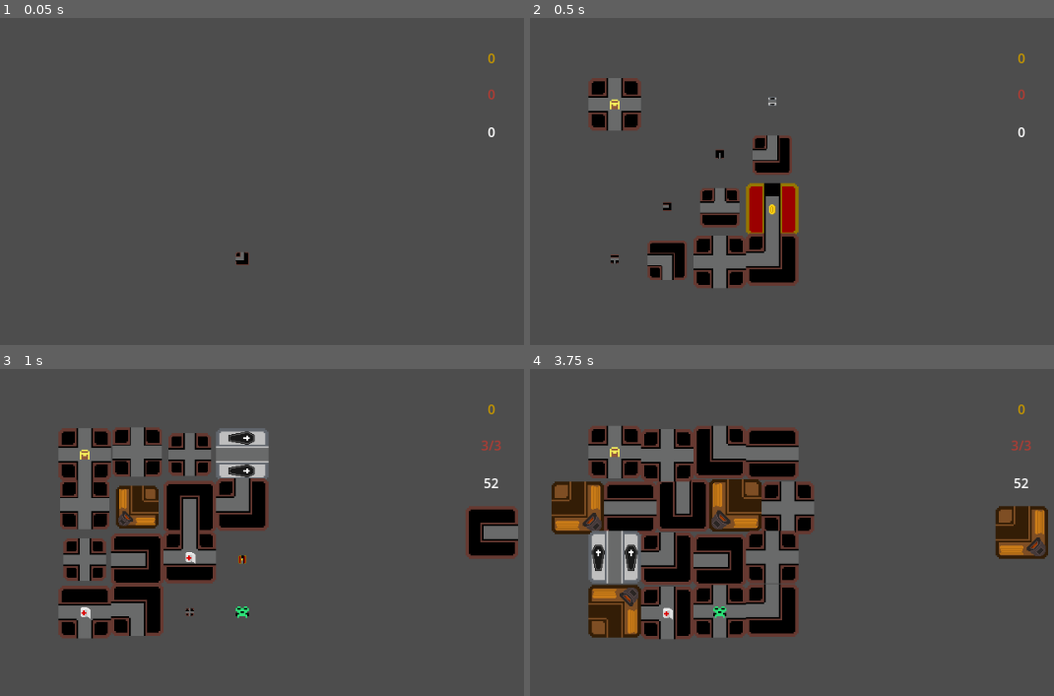
Above: before the commit, frames 1-4 (two rows, left to right).
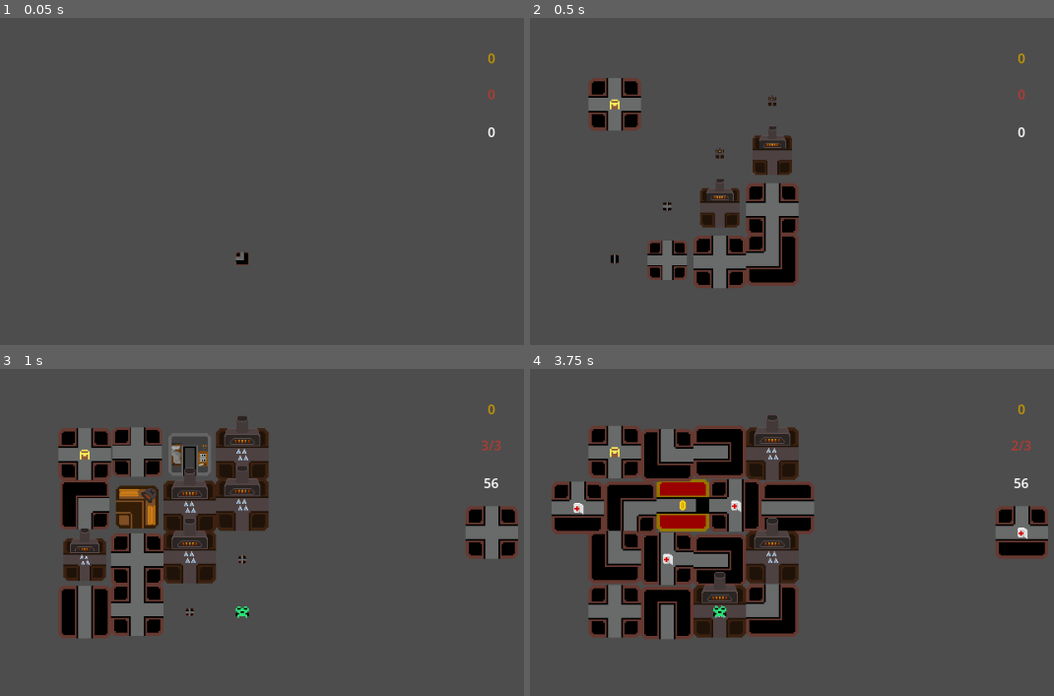
Above: after the commit, the same moments.

Repository: kalasherr/skycastle
Game: Godot game, scene res://scenes/game_scene.tscn
Two runs of this game, one before a commit and one after it. Both use one fixed random seed, a clock stepped at 60 frames per second and the inputs below.
Inputs (mouse positions are in pixels of both pictures, inside the frame that each line leads up to):
- Up to frame 1 (0.05 s): no input
- Up to frame 2 (0.5 s): no input
- Up to frame 3 (1 s): tap Enter (ui_accept) at 0.5, 0.77 s; move the mouse to (335, 509) at 0.52 s
- Up to frame 4 (3.75 s): move the mouse to (535, 555) at 1.27 s; tap Enter (ui_accept) at 1.52 s; move the mouse to (771, 434) at 2.02 s; click (718, 614) at 2.77 s; click (561, 506) at 3.52 s

Frame 1 is identical in both runs. In frame 2, 3.2% of the frame differs, in the area x 15-52%, y 23-77%; in frame 3, 11%; in frame 4, 16%, in the area x 4-99%, y 14-83%.

Commit message:
crematorium/tile sprite offset

Diff:
--- /dev/null
+++ b/scenes/effects/crematorium_effect.tscn
@@ -0,0 +1,7 @@
+[gd_scene load_steps=2 format=3 uid="uid://ca5pmgrdsn6ih"]
+
+[ext_resource type="Script" uid="uid://bm4ngfwx6eif7" path="res://scripts/effects/crematorium_effect.gd" id="1_iouy2"]
+
+[node name="CrematoriumEffect" type="Node2D"]
+script = ExtResource("1_iouy2")
+metadata/_custom_type_script = "uid://d0usnce3x1l5o"
--- a/scenes/effects/effect.tscn
+++ b/scenes/effects/effect.tscn
@@ -1,6 +1,6 @@
-[gd_scene load_steps=2 format=3 uid="uid://c6baf7giwhgos"]
+[gd_scene load_steps=2 format=3 uid="uid://brstcoube47h6"]
 
-[ext_resource type="Script" uid="uid://d0usnce3x1l5o" path="res://scripts/effect.gd" id="1_75f6q"]
+[ext_resource type="Script" uid="uid://d0usnce3x1l5o" path="res://scripts/effects/effect.gd" id="1_75f6q"]
 
 [node name="Effect" type="Node2D"]
 script = ExtResource("1_75f6q")
--- /dev/null
+++ b/scenes/effects/monastic_cell_effect.tscn
@@ -0,0 +1,7 @@
+[gd_scene load_steps=2 format=3 uid="uid://d1s0n4mcyicou"]
+
+[ext_resource type="Script" uid="uid://dnd6d2i2ifx68" path="res://scripts/effects/monastic_cell_effect.gd" id="1_ssgfg"]
+
+[node name="MonasticCellEffect" type="Node2D"]
+script = ExtResource("1_ssgfg")
+metadata/_custom_type_script = "uid://d0usnce3x1l5o"
--- /dev/null
+++ b/scenes/stuff/monastic_cell/monastic_cell_choice.tscn
@@ -0,0 +1,6 @@
+[gd_scene load_steps=2 format=3 uid="uid://b0endfnpar02g"]
+
+[ext_resource type="Script" uid="uid://7q8h25yfutij" path="res://scripts/stuff/monastic_cell/monastic_cell_choice.gd" id="1_hadty"]
+
+[node name="MonasticCellChoice" type="Node2D"]
+script = ExtResource("1_hadty")
--- /dev/null
+++ b/scenes/stuff/monastic_cell/tile_choice.tscn
@@ -0,0 +1,6 @@
+[gd_scene load_steps=2 format=3 uid="uid://dbhlsg1jiv4a3"]
+
+[ext_resource type="Script" uid="uid://dif5p6svs8mf4" path="res://scripts/stuff/monastic_cell/tile_choice.gd" id="1_506s6"]
+
+[node name="TileChoice" type="Node2D"]
+script = ExtResource("1_506s6")
--- /dev/null
+++ b/scenes/tiles/crematorium_tile.tscn
@@ -0,0 +1,7 @@
+[gd_scene load_steps=2 format=3 uid="uid://dv6eyp7rtnpba"]
+
+[ext_resource type="Script" uid="uid://c46twk2ikp0ur" path="res://scripts/tiles/crematorium_tile.gd" id="1_nyc46"]
+
+[node name="CrematoriumTile" type="Node2D"]
+script = ExtResource("1_nyc46")
+metadata/_custom_type_script = "uid://fe2atnyrqe6k"
--- /dev/null
+++ b/scenes/tiles/monastic_cell_tile.tscn
@@ -0,0 +1,7 @@
+[gd_scene load_steps=2 format=3 uid="uid://b5i4sw22kfdb8"]
+
+[ext_resource type="Script" uid="uid://5v5wh5h31gxp" path="res://scripts/tiles/monastic_cell_tile.gd" id="1_38ibq"]
+
+[node name="MonasticCellTile" type="Node2D"]
+script = ExtResource("1_38ibq")
+metadata/_custom_type_script = "uid://fe2atnyrqe6k"
--- a/scripts/base_tile.gd
+++ b/scripts/base_tile.gd
@@ -13,6 +13,8 @@
 var tile_in_deck
 
 var main_sprite
+
+signal effect_applied
 
 func add_essential_nodes():
 	var sprite_tree = false
@@ -75,14 +77,18 @@
 			position.y = curr_position.y + sin(3 * (time_from_init + (position.x + curr_position.y) / 50)) * 2
 
 func define_sprite():
-	pass
+	main_sprite.texture = get_sprite()[0]
+	main_sprite.rotation = get_sprite()[1]
+	if get_sprite().size() == 3:
+		main_sprite.get_parent().position += get_sprite()[2]
 
 func post_init():
 	pass
 
 func on_enter():
 	for effect in get_node("Effects").get_children():
-		effect.on_enter()
+		await effect.on_enter()
+	return
 
 func add_effect(effect):
 	if effects_to_add == null:
@@ -187,3 +193,9 @@
 		vector = vector.rotated(deg_to_rad(round(rot) * 90))
 		moves.append(vector)
 	return moves
+
+func move_effect():
+	pass
+
+func rotatable():
+	return true
--- /dev/null
+++ b/scripts/effects/crematorium_effect.gd
@@ -0,0 +1,6 @@
+extends TileEffect
+
+class_name CrematoriumEffect
+
+func on_enter():
+	print("applied")
--- a/scripts/effects/fireplace_effect.gd
+++ b/scripts/effects/fireplace_effect.gd
@@ -2,5 +2,5 @@
 
 class_name FireplaceEffect
 
-func apply():
+func on_enter():
 	G.player.heal(2)
--- /dev/null
+++ b/scripts/effects/monastic_cell_effect.gd
@@ -0,0 +1,11 @@
+extends TileEffect
+
+class_name MonasticCellEffect
+
+func on_enter():
+	G.GS.disable_buttons()
+	var choice = MonasticCellChoice.new()
+	G.GS.camera.add_child(choice)
+	await choice.event_ended
+
+	return
--- a/scripts/g.gd
+++ b/scripts/g.gd
@@ -15,4 +15,11 @@
 		arr[arr.size() - 1].y = sign(int(arr[arr.size() - 1].y))
 	return arr
 
+func get_tile_pool():
+	var dir = DirAccess.open("res://scenes/tiles")
+	var arr = []
+	for a in dir.get_files():
+		arr.append(a)
+	return arr
+
 signal player_spawned
--- a/scripts/game_scene.gd
+++ b/scripts/game_scene.gd
@@ -10,12 +10,14 @@
 var focused_tile
 var restarting = false
 var generating = false
+var next_tile_default_position = Vector2.ZERO
 
 @onready var tile_moves = get_node("TileMoves")
 @onready var camera = get_node("Camera")
 @onready var card_manager = camera.get_node("CardManager")
 
 func _ready():
+	next_tile_default_position = camera.get_node("NextTile").position
 	card_manager.init()
 	camera.position = G.tile_size * board_size / 2 - G.tile_size / 2
 
@@ -154,7 +156,6 @@
 		var tile = BasicTile.new()
 		tile.tile_moves = moves
 		tile_deck.append(tile)
-# 		tile.add_effect("spikes")
 	for i in range(0,2):
 		var tile = BellTile.new()
 		tile.tile_moves = get_tile_moves(tile)
@@ -167,11 +168,18 @@
 		var tile = MausoleumTile.new()
 		tile.tile_moves = get_tile_moves(tile)
 		tile_deck.append(tile)
-	for i in range(0,20):
+	for i in range(0,2):
 		var tile = FireplaceTile.new()
 		tile.tile_moves = get_tile_moves(tile)
 		tile_deck.append(tile)
-
+	for i in range(0,2):
+		var tile = MonasticCellTile.new()
+		tile.tile_moves = get_tile_moves(tile)
+		tile_deck.append(tile)
+	for i in range(0,20):
+		var tile = CrematoriumTile.new()
+		tile.tile_moves = get_tile_moves(tile)
+		tile_deck.append(tile)
 	rotate_deck(tile_deck)
 
 func get_tile_moves(tile):
@@ -182,25 +190,36 @@
 	elif tile is CrownTile:
 		return [Vector2(1,0),Vector2(-1,0),Vector2(0,1),Vector2(0,-1)]
 	elif tile is FireplaceTile:
-		var moves = G.rotate_array([Vector2(1,0),Vector2(0,1)], 90 * (round(randf_range(0,4) - 0.5)))
-		return moves
+		return G.rotate_array([Vector2(1,0),Vector2(0,1)], 90 * (round(randf_range(0,4) - 0.5)))
 	elif tile is MausoleumTile:
 		return  G.rotate_array([Vector2(1,0),Vector2(-1,0)], 90 * (round(randf_range(0,4) - 0.5)))
 	elif tile is StoneTile:
 		return []
 	elif tile is WeaponryTile:
 		return  G.rotate_array([Vector2(1,0),Vector2(-1,0)], 90 * round(randf_range(0,4) - 0.5))
+	elif tile is MonasticCellTile:
+		return G.rotate_array([Vector2(1,0)], 90 * (round(randf_range(0,4) - 0.5)))
+	elif tile is CrematoriumTile:
+		return [Vector2(1,0), Vector2(-1,0), Vector2(0,1)]
 
 func rotate_deck(deck):
 	for tile in deck:
-		var rot = round(randf_range(-0.5, 3.5))
-		rot *= 90
-		for move in tile.tile_moves:
-			move = move.rotated(deg_to_rad(rot))
-
-
-func randomize_exits():
-	pass
+		if tile.rotatable():
+			var rot = round(randf_range(-0.5, 3.5))
+			rot *= 90
+			for move in tile.tile_moves:
+				move = move.rotated(deg_to_rad(rot))
+
+func add_tile(scene, current_deck_flag = false):
+	var tile = scene
+	tile.tile_moves = get_tile_moves(tile)
+	tile_deck.append(tile)
+	if current_deck_flag:
+		var tile_copy = tile.duplicate()
+		tile_copy.tile_moves = tile.tile_moves
+		tile_copy.effects_to_add = tile.effects_to_add
+		tile_copy.tile_in_deck = tile.tile_in_deck
+	return true
 
 func check_availability(coords):
 	for tile in get_node("TileManager").get_children():
@@ -222,7 +241,7 @@
 			var effects = []
 			for effect in tile.effects_to_add:
 				effects.append(load("res://sprites/effects/" + effect + "_effect.png"))
-			update_next_tile(tile.get_sprite()[0], tile.get_sprite()[1], effects)
+			update_next_tile(tile.get_sprite(), effects)
 	else:
 		camera.get_node("NextTile").texture = null
 		for effect in camera.get_node("NextTile/Effects").get_children():
@@ -249,10 +268,15 @@
 			G.GS.light_off_tiles()
 			game_phase = "player"
 
-func update_next_tile(texture, texture_rotation, effects = []):
+func update_next_tile(array, effects = []):
+	var texture = array[0]
+	var texture_rotation = array[1]
 	var next = get_node("Camera/NextTile")
+
 	next.texture = texture
 	next.rotation = texture_rotation
+	if array.size() == 3:
+		next.position = next_tile_default_position + array[2]
 	for child in next.get_node("Effects").get_children():
 		child.queue_free()
 	for effect in effects:
@@ -279,7 +303,6 @@
 			move.able()
 	else:
 		restart_game()
-
 	return
 
 func create_tile_move(coords):
@@ -314,6 +337,7 @@
 			get_node("TileManager").add_child(tile)
 			tile.tile_coords = coords
 			tile.init()
+			tile.move_effect()
 			disable_buttons()
 			if move.tile_coords.x < 0:
 				await tile.move(tile.tile_coords + Vector2(1,0))
@@ -410,6 +434,8 @@
 			if get_tile(coords):
 				var sprite = Sprite2D.new()
 				sprite.texture = load("res://sprites/tiles/tile_" + color + ".png")
+				if get_tile(coords).get_sprite().size() == 3:
+					sprite.position = -get_tile(coords).get_sprite()[2]
 				sprite.name = "Focus"
 				get_tile(coords).get_node("SpriteTree/Focus").add_child(sprite)
 
--- a/scripts/move.gd
+++ b/scripts/move.gd
@@ -10,6 +10,7 @@
 		if self.modulate[3] != 0:
 			get_node("Sprite").texture = G.GS.camera.get_node("NextTile").texture
 			get_node("Sprite").rotation = G.GS.camera.get_node("NextTile").rotation
+			get_node("Sprite").global_position = position + G.tile_size / 2 + (G.GS.camera.get_node("NextTile").position - G.GS.next_tile_default_position)
 			if !G.GS.focused or G.GS.focused_tile != self:
 				G.GS.focused_tile = self
 				var array = []
--- a/scripts/player_entity.gd
+++ b/scripts/player_entity.gd
@@ -41,7 +41,8 @@
 func move(tile):
 	self.player_coords = tile.tile_coords
 	replace(player_coords * G.tile_size + tile.get_player_offset())
-	tile.on_enter()
+	await tile.on_enter()
+	return
 
 func take_damage(amount = 1):
 	if current_shield > 0:
--- /dev/null
+++ b/scripts/stuff/monastic_cell/monastic_cell_choice.gd
@@ -0,0 +1,39 @@
+extends Node2D
+
+class_name MonasticCellChoice
+
+signal event_ended
+
+func _ready():
+	init()
+
+func init():
+	var tiles = G.get_tile_pool()
+	tiles.pop_at(tiles.find("basic_tile.tscn"))
+	tiles.pop_at(tiles.find("crown_tile.tscn"))
+	for i in range(0,3):
+		var choice = TileChoice.new()
+		choice.init()
+		var tile_string = tiles.pick_random()
+		tiles.pop_at(tiles.find(tile_string))
+		var tile = load("res://scenes/tiles/" + tile_string).instantiate()
+		choice.position.x = (i - 1) * 200
+		choice.get_node("Sprite").texture = tile.get_sprite()[0]
+		choice.bound_tile = tile
+		add_child(choice)
+
+func choose(tile):
+	G.GS.add_tile(tile.bound_tile)
+	for child in get_children():
+		child.get_node("Button").disabled = false
+	var init_time = 1.0
+	var curr_time = 0.0
+	var curr_scale = get_child(0).scale
+	while curr_time < init_time:
+		for child in get_children():
+			child.scale = curr_scale * (1 - curr_time / init_time)
+		await get_tree().process_frame
+		curr_time += get_process_delta_time()
+	for child in get_children():
+		child.queue_free()
+	emit_signal("event_ended")
--- /dev/null
+++ b/scripts/stuff/monastic_cell/tile_choice.gd
@@ -0,0 +1,22 @@
+extends Node2D
+
+class_name TileChoice
+
+var bound_tile
+
+func init():
+	scale = Vector2(1,1) * 2
+	var tile = G.get_tile_pool()
+	var sprite = Sprite2D.new()
+	sprite.name = "Sprite"
+	add_child(sprite)
+	var button = TextureButton.new()
+	button.position = - G.tile_size / 2
+	button.name = "Button"
+	button.texture_click_mask = load("res://sprites/tiles/tile_bitmap.png")
+	button.texture_hover = load("res://sprites/tiles/tile_focus.png")
+	add_child(button)
+	button.connect("pressed", pressed)
+
+func pressed():
+	get_parent().choose(self)
--- /dev/null
+++ b/scripts/tiles/crematorium_tile.gd
@@ -0,0 +1,17 @@
+extends Tile
+
+class_name CrematoriumTile
+
+func post_init():
+	add_effect("spikes")
+	add_effect("crematorium")
+
+func get_sprite():
+	var sprite
+	var rot = 0
+	var offset = Vector2(0,-8)
+	sprite = load("res://sprites/tiles/crematorium.png")
+	return [sprite,rot,offset]
+
+func rotatable():
+	return false
--- a/scripts/tiles/fireplace_tile.gd
+++ b/scripts/tiles/fireplace_tile.gd
@@ -1,12 +1,6 @@
 extends Tile
 
 class_name FireplaceTile
-
-func post_init():
-	await G.player_spawned
-	if (tile_coords.x < 0 or tile_coords.y < 0 or tile_coords.x >= G.GS.board_size.x or tile_coords.y >= G.GS.board_size.y):
-		G.player.take_damage(1)
-		add_effect("fireplace")
 
 func get_sprite():
 	var sprite
@@ -22,10 +16,15 @@
 		rot = deg_to_rad(90)
 	elif int(rad_to_deg(normal.angle())) % 180 == -135:
 		rot = deg_to_rad(180)
-	print(tile_moves, "	", rot)
+
 	return [sprite,rot]
 
 
 func define_sprite():
 	main_sprite.texture = get_sprite()[0]
 	main_sprite.rotation = get_sprite()[1]
+
+func move_effect():
+	if G.player.hp > 1:
+		G.player.take_damage(1)
+		add_effect("fireplace")
--- /dev/null
+++ b/scripts/tiles/monastic_cell_tile.gd
@@ -0,0 +1,19 @@
+extends Tile
+
+class_name MonasticCellTile
+
+func post_init():
+	add_effect("monastic_cell")
+
+func get_sprite():
+	var sprite
+	var rot = 0
+	sprite = load("res://sprites/tiles/monastic_cell.png")
+	match tile_moves[0]:
+		Vector2(-1,0):
+			rot = deg_to_rad(90)
+		Vector2(1,0):
+			rot = deg_to_rad(-90)
+		Vector2(0,-1):
+			rot = deg_to_rad(180)
+	return [sprite,rot]
Not shown, added: scripts/effects/crematorium_effect.gd.uid
Not shown, added: scripts/effects/monastic_cell_effect.gd.uid
Not shown, added: scripts/stuff/monastic_cell/monastic_cell_choice.gd.uid
Not shown, added: scripts/stuff/monastic_cell/tile_choice.gd.uid
Not shown, added: scripts/tiles/crematorium_tile.gd.uid
Not shown, added: scripts/tiles/monastic_cell_tile.gd.uid
Binary file added: sprites/tiles/crematorium.png
Not shown, added: sprites/tiles/crematorium.png.import
Binary file added: sprites/tiles/monastic_cell.png
Not shown, added: sprites/tiles/monastic_cell.png.import
